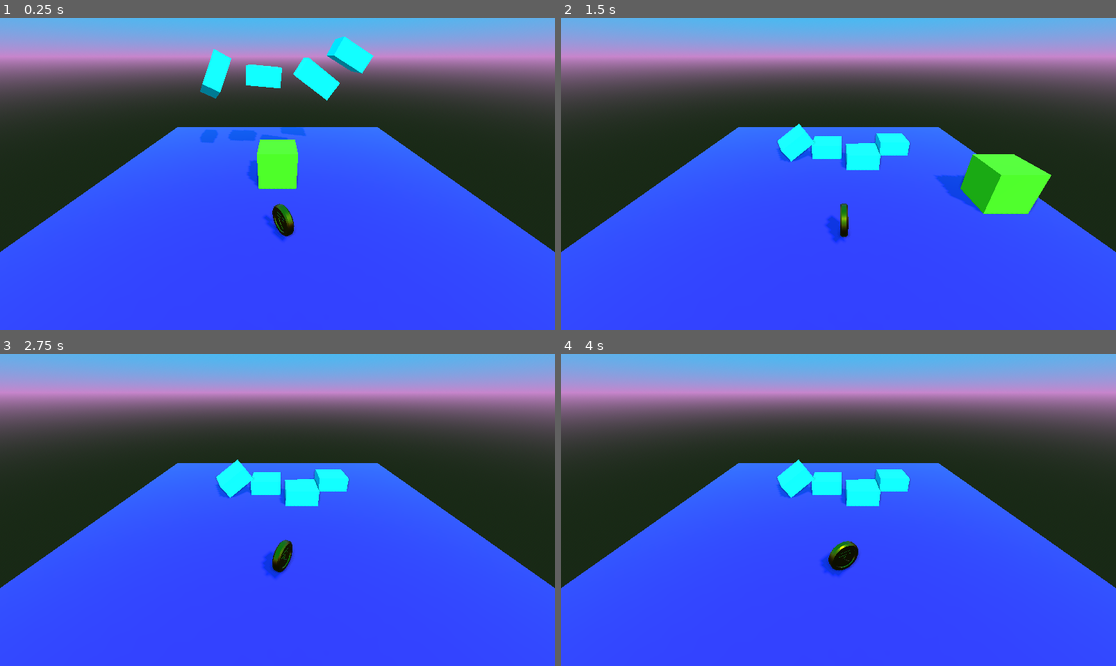
Above: before the commit, frames 1-4 (two rows, left to right).
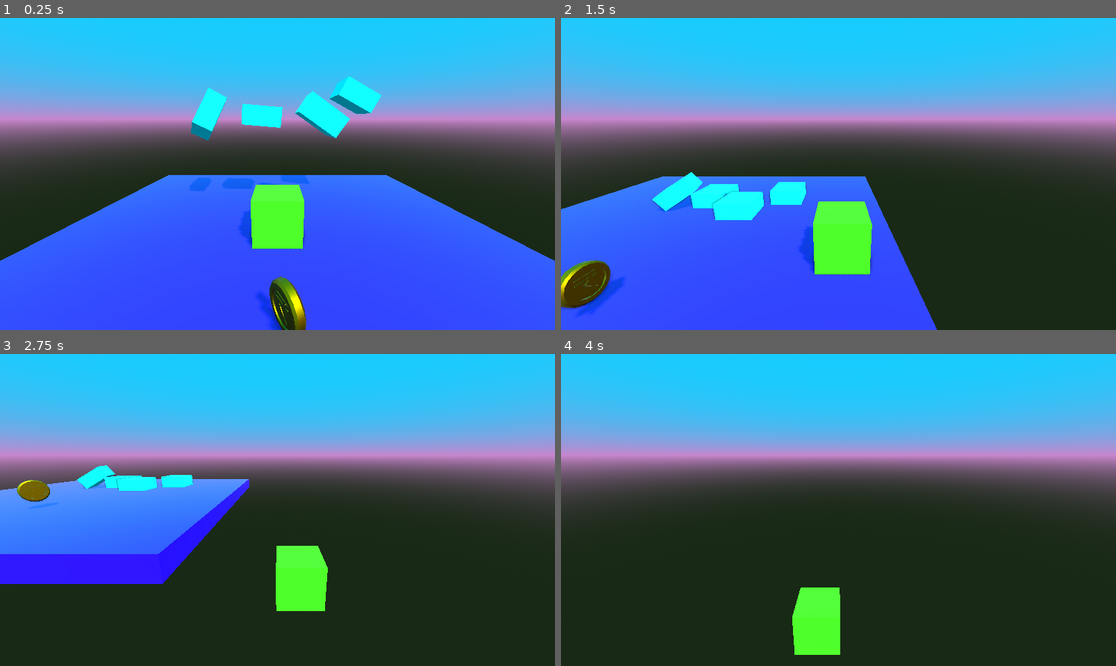
Above: after the commit, the same moments.

Repository: thedhruval/3D-Platformer-Game
Game: Godot game, scene res://level_1.tscn
Two runs of this game, one before a commit and one after it. Both use one fixed random seed, a clock stepped at 60 frames per second and the inputs below. The project has no main scene, so this scene is started directly.
Inputs:
- Up to frame 1 (0.25 s): no input
- Up to frame 2 (1.5 s): tap Enter (ui_accept) at 0.5, 0.77 s; hold Right (ui_right) 0.53-1.28 s; hold Down (ui_down) from 1.28 s (still down)
- Up to frame 3 (2.75 s): tap Enter (ui_accept) at 1.52 s; release Down (ui_down) at 2.03 s; hold Right (ui_right) from 2.03 s (still down)
- Up to frame 4 (4 s): release Right (ui_right) at 2.78 s; hold Up (ui_up) 2.78-3.53 s; tap Enter (ui_accept) at 3.02, 3.77 s; hold Left (ui_left) from 3.53 s (still down)

The runs differ from the first frame. In frame 1, 59% of the frame differs, in the area x 0-100%, y 0-100%; in frame 2, 75%; in frame 3, 96%; in frame 4, 93%.

Commit message:
Smooth camera following using lerp

Diff:
--- a/blockhead.gd
+++ b/blockhead.gd
@@ -6,6 +6,7 @@
 
 
 func _physics_process(delta):
+
 	# Add the gravity.
 	if not is_on_floor():
 		velocity += get_gravity() * delta
@@ -26,3 +27,6 @@
 		velocity.z = move_toward(velocity.z, 0, SPEED)
 
 	move_and_slide()
+
+	# Make the position of camera controller match my position
+	$Camera_Controller.position = lerp($Camera_Controller.position, position, 0.15)
--- a/blockhead.tscn
+++ b/blockhead.tscn
@@ -18,3 +18,13 @@
 
 [node name="MeshInstance3D" type="MeshInstance3D" parent="." unique_id=524206438]
 mesh = SubResource("BoxMesh_uui26")
+
+[node name="Camera_Controller" type="Node3D" parent="." unique_id=1660587656]
+top_level = true
+
+[node name="Camera_Target" type="Node3D" parent="Camera_Controller" unique_id=2043406113]
+transform = Transform3D(1, 0, 0, 0, 0.9659258, 0.25881904, 0, -0.25881904, 0.9659258, 0, 2, 4)
+
+[node name="Camera3D" type="Camera3D" parent="Camera_Controller/Camera_Target" unique_id=1233124969]
+transform = Transform3D(1, 0, 0, 0, 1.0000001, 0, 0, 0, 1.0000001, 0, 0, 0)
+current = true
--- a/level_1.tscn
+++ b/level_1.tscn
@@ -17,9 +17,6 @@
 size = Vector3(10, 0.5, 10)
 
 [node name="Level1" type="Node3D" unique_id=1235070490]
-
-[node name="Camera3D" type="Camera3D" parent="." unique_id=66824526]
-transform = Transform3D(1, 0, 0, 0, 0.86602545, 0.5000001, 0, -0.5000001, 0.86602545, 0, 3, 5)
 
 [node name="Floor" type="StaticBody3D" parent="." unique_id=185226982]
 transform = Transform3D(1, 0, 0, 0, 1, 0, 0, 0, 1, 0, -0.3, 0)
